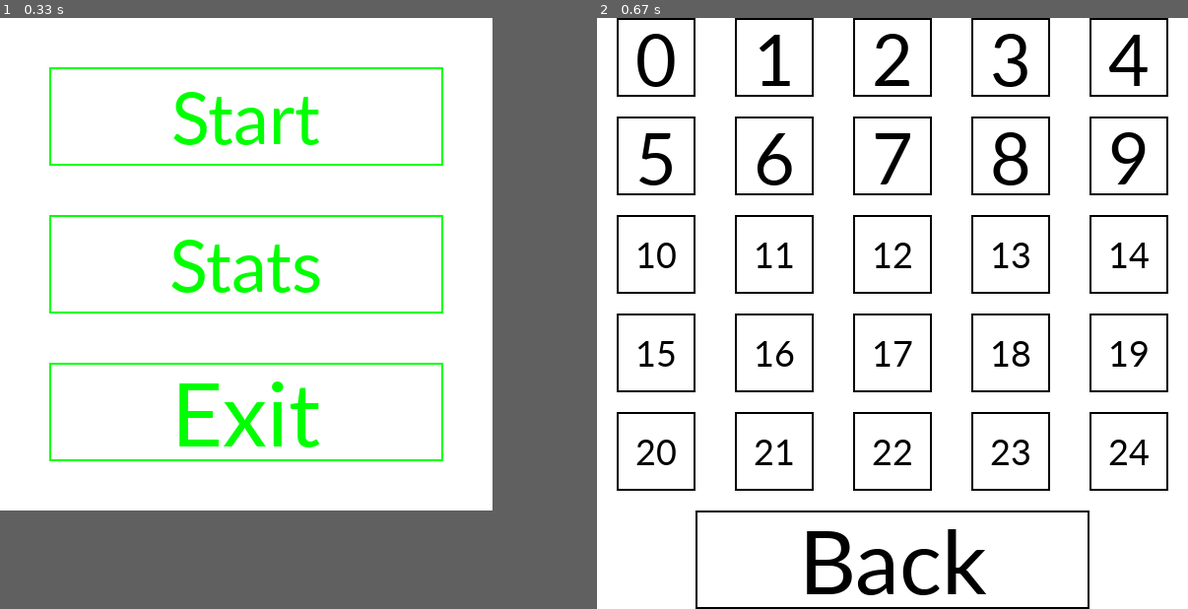
Above: before the commit, frames 1-2 (left to right).
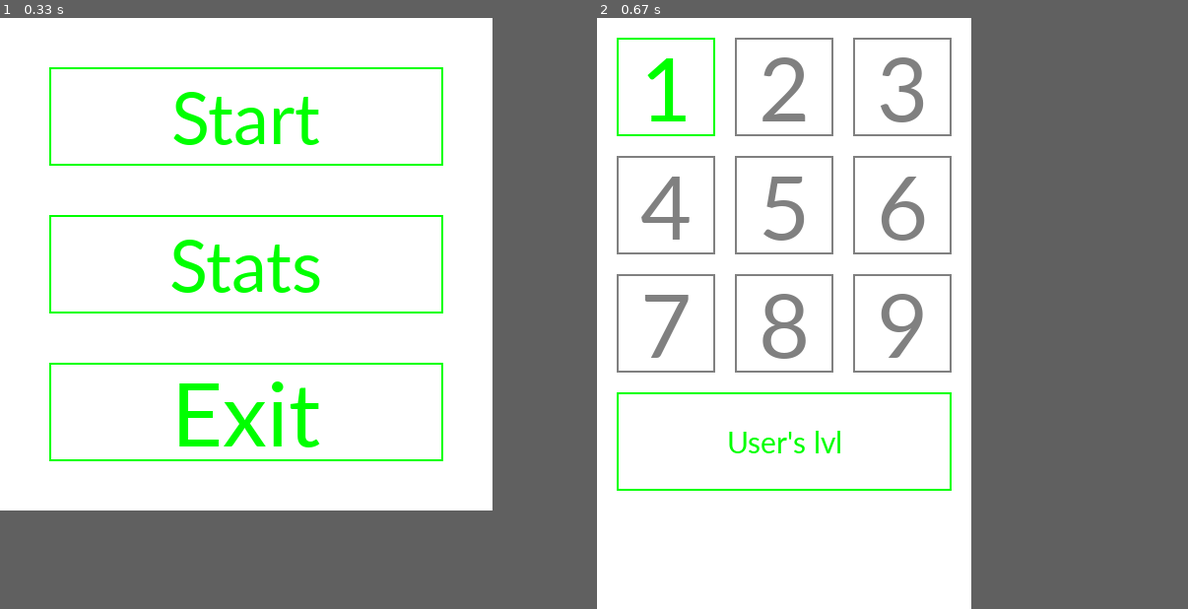
Above: after the commit, the same moments.

Repository: ramses44/PyGame_project
Game: pygame game, started from main_page.py
The game is run twice, just before and just after one commit, with the same random seed, the same clock (stepped at 60 frames per second) and the same inputs.
Inputs (mouse positions are in pixels of both pictures, inside the frame that each line leads up to):
- Up to frame 1 (0.33 s): no input
- Up to frame 2 (0.67 s): click (845, 118) at 0.38 s
In frame 2 the window is 600x600 before the commit and 380x600 after it. Grey fills any space a smaller window leaves; there, only what the larger window draws over its background counts as a difference.

Frame 1 is identical in both runs. In frame 2, 14% of the frame differs, in the area x 3-97%, y 0-100%.

Commit message:
почти все доработано

Diff:
--- a/Maplvl.py
+++ b/Maplvl.py
@@ -1,30 +1,40 @@
 import pygame
 
-WINDOW_SIZE = 600, 600
+WINDOW_SIZE = 380, 600
 BACKGROUND_COLOR = (255, 255, 255)
+UNLOCKED = (0, 255, 0)
+LOCKED = [128] * 3
 
 
 # отрисовка кнопок
 def draw_button(screen, buttons):
     for i in buttons:
-        pygame.draw.rect(screen, (0, 0, 0), (i[1], i[2], i[3], i[4]), 2)
+        pygame.draw.rect(screen, i[-1], (i[1], i[2], i[3], i[4]), 2)
         text = i[0]
         length = i[3]
         height = i[4]
         font_size = int(length // len(text))
         myFont = pygame.font.SysFont("Calibri", font_size)
-        myText = myFont.render(text, 1, (0, 0, 0))
+        myText = myFont.render(text, 1, i[-1])
         screen.blit(myText, ((i[1] + length // 2) - myText.get_width() // 2,
                              (i[2] + height // 2) - myText.get_height() // 2))
 
 
 def choose_lvl():
     # задаю значения кнопки(текст, x, y, длинна, ширина)(можно добавить картинку кнопки, но яне нашел красивой)
-    buttons = [('Back', 100, 500, 400, 100)]
+    buttons = [
+        ('User\'s lvl', 20, 380, 340, 100, UNLOCKED),
+        ('1', 20, 20, 100, 100, UNLOCKED),
+        ('2', 140, 20, 100, 100, LOCKED),
+        ('3', 260, 20, 100, 100, LOCKED),
+        ('4', 20, 140, 100, 100, LOCKED),
+        ('5', 140, 140, 100, 100, LOCKED),
+        ('6', 260, 140, 100, 100, LOCKED),
+        ('7', 20, 260, 100, 100, LOCKED),
+        ('8', 140, 260, 100, 100, LOCKED),
+        ('9', 260, 260, 100, 100, LOCKED),
+    ]
     # создание кнопок уровней
-    for i in range(5):
-        for j in range(5):
-            buttons.append((str(i * 5 + j), j * 120 + 20, i * 100, 80, 80))
 
     pygame.init()
 
--- a/game.py
+++ b/game.py
@@ -19,6 +19,7 @@
 JUMP_HEIGHT = 100
 BARRELS_SPAWN_FREQUENCY = 10
 WINDOW_SIZE = [(1000, 600), ]  # pygame.FULLSCREEN]
+DEAD_HIGH = 600
 
 
 
@@ -546,6 +547,9 @@
         if enemy and not enemy.climbing:
             # Если персонаж не на лестнице, на него действует гравитация
             enemy.move(platforms, ladders, barrels, booms, is_gameover, screen, flags, y=FALLING_SPEED)
+            if enemy.rect.y > DEAD_HIGH:
+                enemy.kill()
+                gameover(is_gameover, platforms, barrels, ladders, booms, flags, screen)
 
         if not is_gameover[0]:
             screen.fill(BACKGROUND_COLOR)
